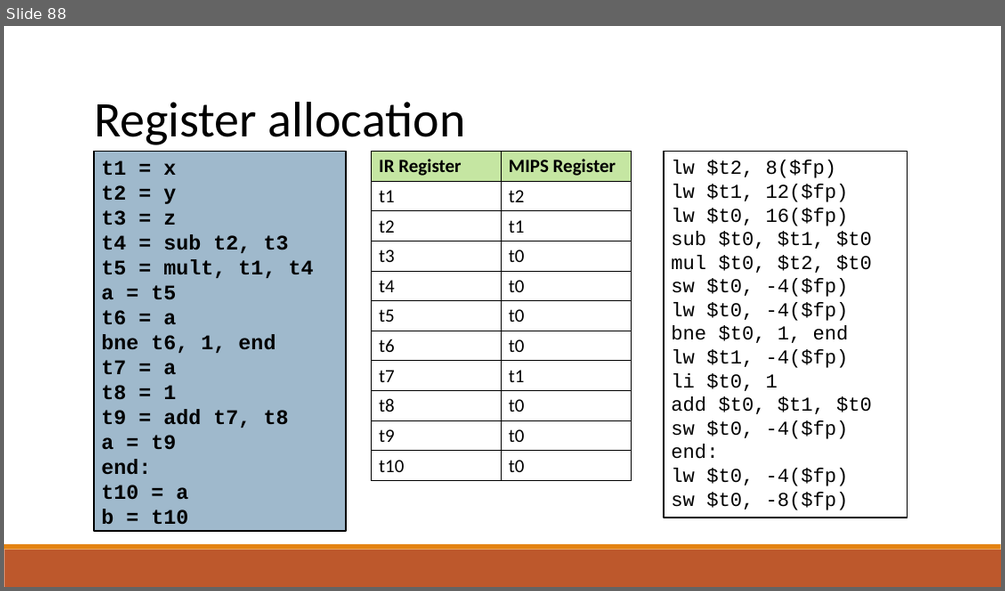
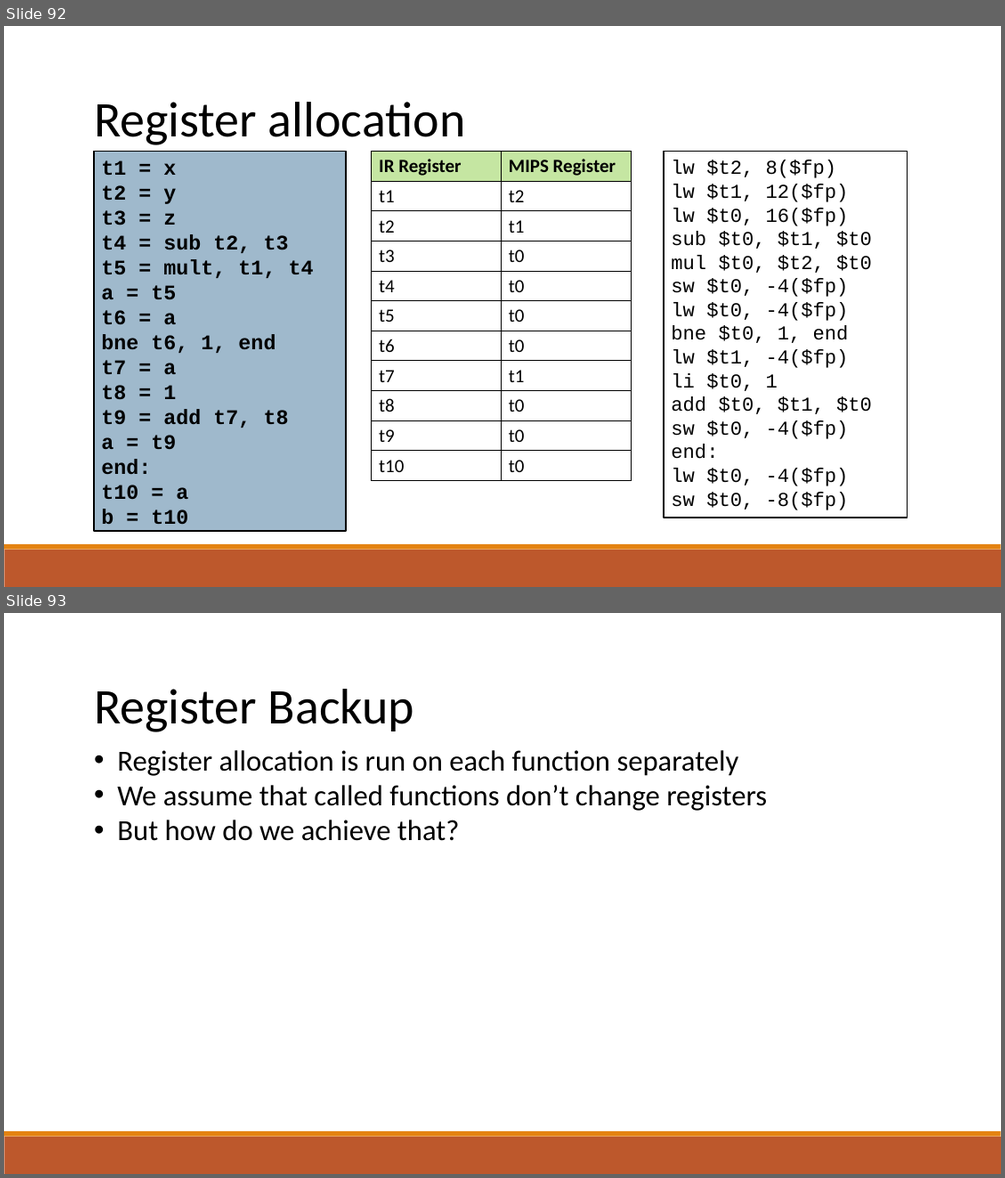
Before and after one commit to raghadzeidan/COMPILATION_TAU_FOR_STUDENTS, a slide deck: new_slides/register_allocation.pptx. Shown one above the other, each under a label of ours: slide 88 before the commit, slides 92 and 93 after it. The pictures are 1005x591 and 1005x1178 pixels, drawn with LibreOffice and Linux fonts; fonts in the diff are those of the drawing. Boxes give left, top, right and bottom in pixels: in the first picture for what was removed or moved away, otherwise in the second. Text is boxed around its words. In the diff, an @@ line names an element or a change of style, - is before the commit and + after.

```diff
--- a/new_slides/register_allocation.pptx
+++ b/new_slides/register_allocation.pptx
@@ slide 93 added at bbox=[4, 613, 1001, 1174], background #FFFFFF; not listed: 2 template elements that a slide beside it also shows @@
@@ text added at bbox=[94, 689, 414, 732], 48 pt, text #000000 @@
+Register Backup
@@ text added at bbox=[117, 750, 767, 841], 28 pt, text #000000 @@
+• Register allocation is run on each function separately
+• We assume that called functions don’t change registers
+• But how do we achieve that?
@@ what was slide 88 is now slide 92 @@
```
Also in this commit, not shown: 4 slides changed, 5 other slides added, 1 other file.
